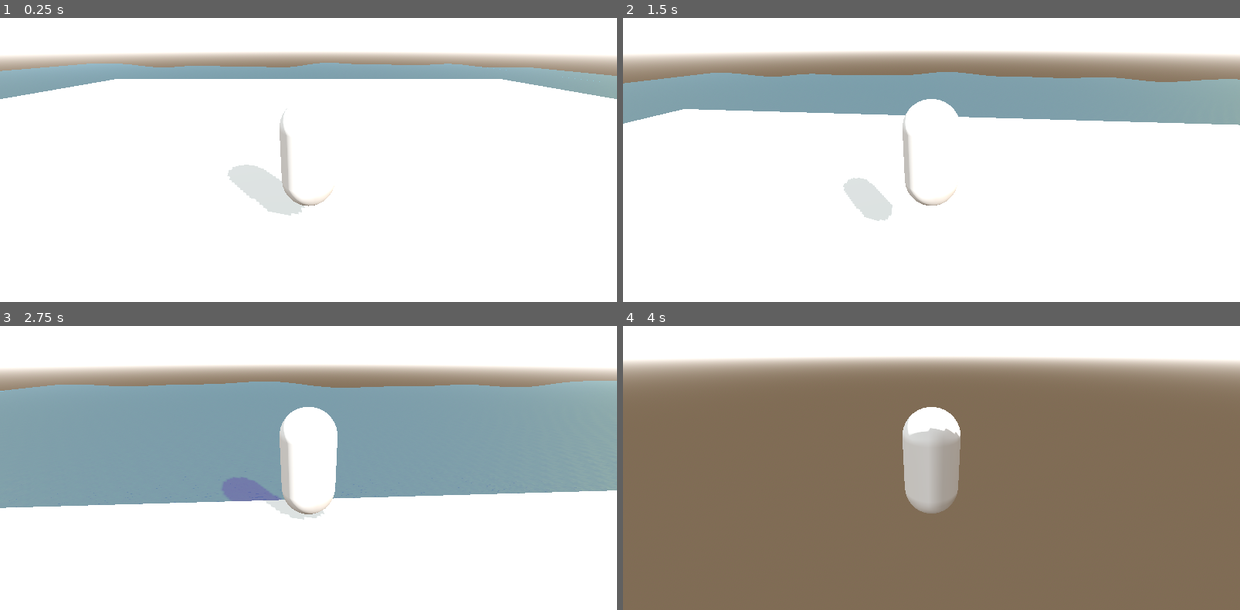
Above: before the commit, frames 1-4 (two rows, left to right).
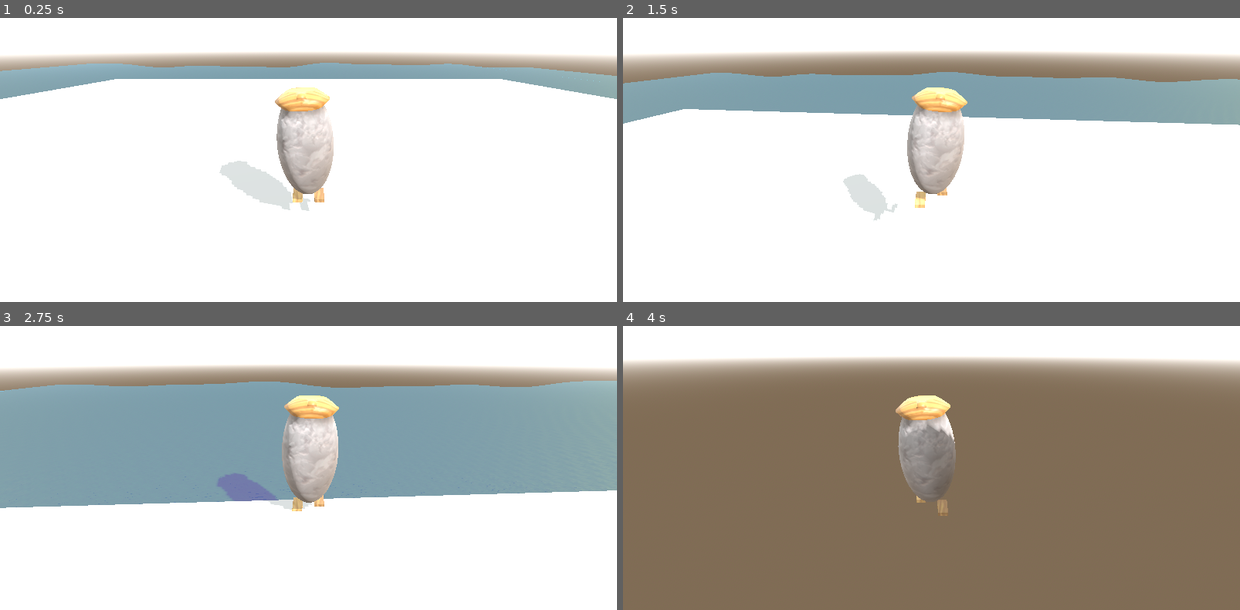
Above: after the commit, the same moments.

Repository: SofiaTilde/wrecked-DH2650-spel-project
Game: Godot game, scene res://node_3d.tscn
The game is run twice, just before and just after one commit, with the same random seed, the same clock (stepped at 60 frames per second) and the same inputs.
Inputs (mouse positions are in pixels of both pictures, inside the frame that each line leads up to):
- Up to frame 1 (0.25 s): no input
- Up to frame 2 (1.5 s): move the mouse to (962, 128) at 0.52 s; hold W (move_forward) from 0.53 s (still down); tap Space (jump) at 0.77 s; move the mouse to (900, 128) at 1.27 s
- Up to frame 3 (2.75 s): keep holding W (move_forward); tap Space (jump) at 1.52 s; move the mouse to (320, 431) at 2.02 s
- Up to frame 4 (4 s): keep holding W (move_forward); move the mouse to (925, 442) at 2.77 s; tap Space (jump) at 3.02, 3.77 s; move the mouse to (974, 439) at 3.52 s

The runs differ from the first frame. In frame 1, 3.3% of the frame differs, in the area x 35-55%, y 24-70%; in frame 2, 3.4%; in frame 3, 3.5%, in the area x 35-55%, y 24-69%; in frame 4, 3.5%.

Commit message:
UPDATE added PlaceholderCharacter

Diff:
--- a/wrecked/node_3d.tscn
+++ b/wrecked/node_3d.tscn
@@ -39,7 +39,6 @@
 [node name="Player" parent="." instance=ExtResource("1_a202f")]
 transform = Transform3D(1, 0, 0, 0, 1, 0, 0, 0, 1, 0, 2, 0)
 axis_lock_angular_y = true
-linear_damp = 1.0
 
 [node name="WorldEnvironment" type="WorldEnvironment" parent="."]
 environment = SubResource("Environment_a0tk4")
--- a/wrecked/player.tscn
+++ b/wrecked/player.tscn
@@ -1,6 +1,7 @@
-[gd_scene load_steps=4 format=3 uid="uid://g4tbrr3sfui2"]
+[gd_scene load_steps=5 format=3 uid="uid://g4tbrr3sfui2"]
 
 [ext_resource type="Script" uid="uid://uuv10ct6y602" path="res://player_controller.gd" id="1_4flbx"]
+[ext_resource type="PackedScene" uid="uid://ci17mdsvxbc5j" path="res://meshes/placeholdercharacter/PlaceholderCharacter.glb" id="2_onrkg"]
 
 [sub_resource type="CapsuleMesh" id="CapsuleMesh_onrkg"]
 
@@ -12,7 +13,11 @@
 axis_lock_angular_z = true
 script = ExtResource("1_4flbx")
 
+[node name="PlaceholderCharacter" parent="." instance=ExtResource("2_onrkg")]
+transform = Transform3D(-0.5, 0, -4.37114e-08, 0, 0.5, 0, 4.37114e-08, 0, -0.5, 0, -1.00602, 0)
+
 [node name="MeshInstance3D" type="MeshInstance3D" parent="."]
+visible = false
 mesh = SubResource("CapsuleMesh_onrkg")
 
 [node name="CollisionShape3D" type="CollisionShape3D" parent="."]
--- a/wrecked/player_controller.gd
+++ b/wrecked/player_controller.gd
@@ -9,13 +9,18 @@
 var mouse_sensitivity :=0.001
 var twist_input := 0.0
 var pitch_input := 0.0
+@onready var model = $PlaceholderCharacter
+
 @onready var twist_pivot = $TwistPivot
 @onready var pitch_pivot = $TwistPivot/PitchPivot
-
+#animation player:
+var ap: AnimationPlayer
 
 
 func _ready():
 	Input.mouse_mode = Input.MOUSE_MODE_CAPTURED
+	ap = $PlaceholderCharacter/AnimationPlayer
+	ap.play("Idle")
 
 #Returnar joystick värdet om värdet är högt nog
 func apply_deadzone(value:float, deadzone:float)-> float:
@@ -36,6 +41,7 @@
 	twist_input = 0.0
 	pitch_input = 0.0
 
+
 	# Gravity
 	if not is_on_floor():
 		velocity += get_gravity() * delta *2.0
@@ -51,10 +57,17 @@
 	var right := cam_basis.x
 	var direction := (right * input_dir.x + forward * input_dir.y).normalized()
 
+	#För att rotera karaktären längs riktningen hen går i
+	var target_rotation = atan2(direction.x, direction.z)
+
 	if direction:
+		ap.play("Running")
 		velocity.x = direction.x * SPEED
 		velocity.z = direction.z * SPEED
+		model.rotation.y = lerp_angle(model.rotation.y, target_rotation, delta * 10.0)
+
 	else:
+		ap.play("Idle")
 		velocity.x = move_toward(velocity.x, 0, SPEED)
 		velocity.z = move_toward(velocity.z, 0, SPEED)
 
Binary file added: wrecked/meshes/placeholdercharacter/PlaceholderCharacter.glb
Not shown, added: wrecked/meshes/placeholdercharacter/PlaceholderCharacter.glb.import
Binary file added: wrecked/meshes/placeholdercharacter/PlaceholderCharacter_Base_BaseColor_sRGB.png
Not shown, added: wrecked/meshes/placeholdercharacter/PlaceholderCharacter_Base_BaseColor_sRGB.png.import
Binary file added: wrecked/meshes/placeholdercharacter/PlaceholderCharacter_Base_Normal_Raw.png
Not shown, added: wrecked/meshes/placeholdercharacter/PlaceholderCharacter_Base_Normal_Raw.png.import
Binary file added: wrecked/meshes/placeholdercharacter/PlaceholderCharacter_Base_Roughness_Raw.png
Not shown, added: wrecked/meshes/placeholdercharacter/PlaceholderCharacter_Base_Roughness_Raw.png.import
Binary file added: wrecked/meshes/placeholdercharacter/PlaceholderCharacter_Eyes_BaseColor_sRGB.png
Not shown, added: wrecked/meshes/placeholdercharacter/PlaceholderCharacter_Eyes_BaseColor_sRGB.png.import
Binary file added: wrecked/meshes/placeholdercharacter/PlaceholderCharacter_Eyes_Normal_Raw.png
Not shown, added: wrecked/meshes/placeholdercharacter/PlaceholderCharacter_Eyes_Normal_Raw.png.import
(and 15 more such lines)
